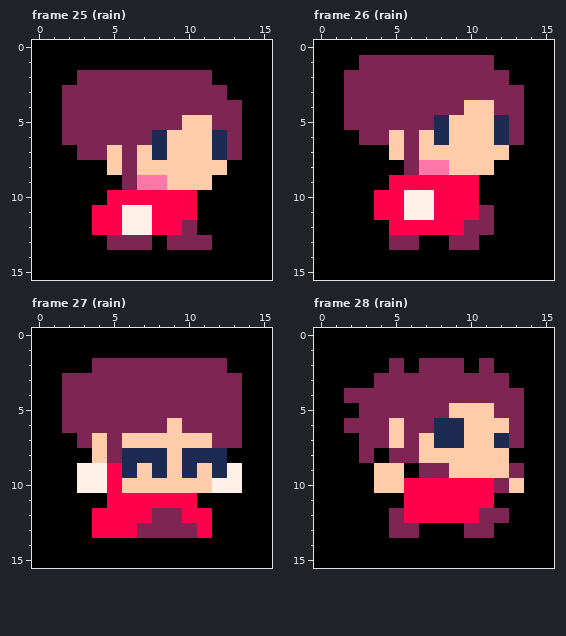
One commit to this pixel-art file: pdp_portraits.aseprite. Above: the version before the commit.
16x16 pixels, 28 frames. Shown: frame 25 (rain), frame 26 (rain), frame 27 (rain), frame 28 (rain). The commit also changed other frames, which this record leaves out.
And afterwards:
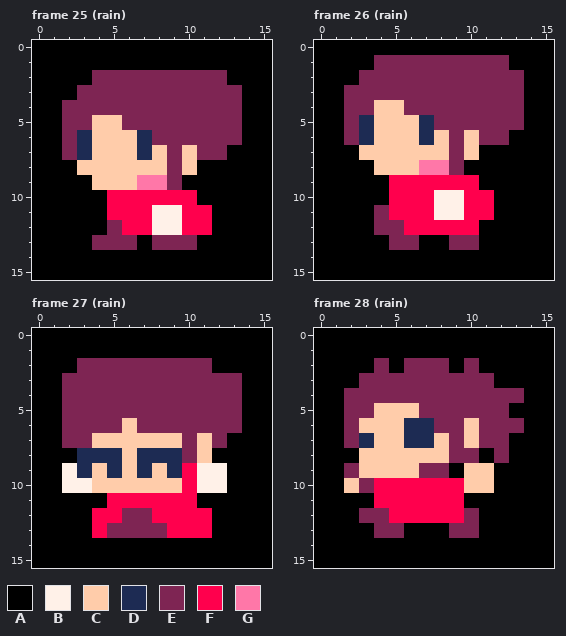
Palette (. is transparent): A #000000  B #fff1e8  C #ffccaa  D #1d2b53  E #7e2553  F #ff004d  G #ff77a8
Difference:
Changed rows in their new state; - is an unchanged pixel.
Frame 25 (rain), layer "Layer 1":
first column x 2:
 2 -A--------E-
 3 A----------E
 5 --CC----EE--
 6 -DCCCDEEEEE-
 7 EDC-CDCE-EEA
 8 -CC-C--E-AA-
 9 --CCC--EAA--
11 --A-FFBB-F--
12 --AEFFBBFF--
13 --E--AE--A--
Frame 26 (rain), layer "Layer 1":
first column x 2:
 1 -A--------E-
 2 A----------E
 4 --CC----EE--
 5 -DCCCDEEEEE-
 6 EDC-CDCE-EEA
 7 -CC-C--E-AA-
 8 --CCC--EAA--
10 --A-FFBB-F--
11 --E-FFBB-F--
12 --EE----FA--
Frame 27 (rain), layer "Layer 1":
first column x 3:
 2 E--------A
first column x 2:
 6 ----C--E----
 7 E--C----E--A
 8 -DDDC--DECA-
 9 BDCDCDCDFBBA
10 B-CC----FB-A
12 ----EEFF----
13 ---EE--FF---
Frame 28 (rain), layer "Layer 1":
first column x 2:
 2 --EAE--AEA--
 3 -E--------A-
 5 E-CCC--EEE-A
 6 -CC-DDEE-EE-
 7 EDC-DDCE-EEA
 8 -CCCC--EEAE-
 9 EC--C--A--AA
10 CEFF----CCAA
11 --FF----AA--
12 -EEF----EAA-
13 --E-A--E-A--
Pixel boxes of the changes (left, top, right, bottom) in both pictures:
changed: (62, 70, 242, 250)
changed: (344, 55, 524, 235)
changed: (77, 358, 92, 373)
changed: (212, 358, 227, 373)
changed: (62, 418, 242, 538)
changed: (344, 358, 524, 538)
